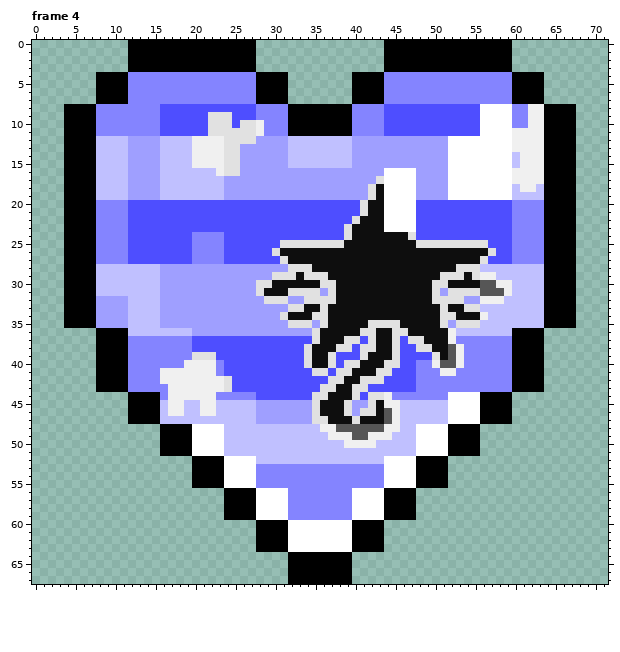
Pixel-art file -- Template (28 frames).aseprite. The picture above is the old version.
72x68 pixels, 28 frames. Colours within 5 levels of each other are drawn and written as one. Shown: frame 4. The commit also changed other frames, which this record leaves out.
Now the later version:
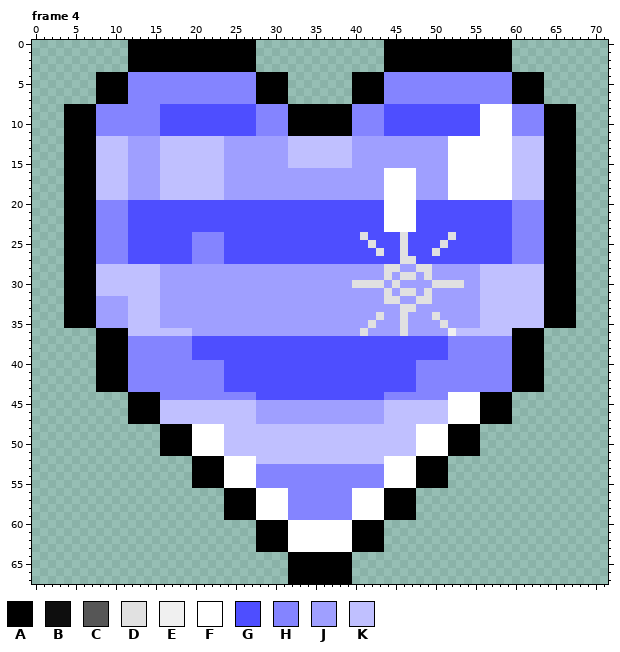
Palette (. is transparent): A #000000  B #0e0e0e  C #565656  D #e1e1e1  E #f0f0f0  F #ffffff  G #4e4eff  H #8484ff  J #9f9fff  K #c0c0ff
What changed:
layer "Layered /Stars" now hidden
layer "Pride Icons/Galactian Alignment/Solarian" now shown
layer "Pride Icons/Galactian Alignment/Eclipsia" added
layer "Icons/Star With Tail" now hidden
Changed rows in their new state; - is an unchanged pixel.
Frame 4:
first column x 16:
 8 ----------------------------------------------HH
 9 ------GGG-------------------------------------HH
10 ------GGG-GGH---------------------------------HH
11 ------GGGGGGH-------------------------------HHHH
12 ----KKKKJJJJ--------------------------------KKKK
13 ----KKKKJJ----------------------------------KKKK
14 ----KKKKJJ-----------------------------------KKK
15 ----KKKKJJ-----------------------------------KKK
16 -------KJJ----------------------------------KKKK
17 ---------------------------J----------------KKKK
18 --------------------------JJ-----------------KK-
19 --------------------------JJ--------------------
20 -------------------------GGG--------------------
21 -------------------------GGG--------------------
22 ------------------------GGGG--------------------
23 -----------------------GGGGG--------------------
24 -----------------------GGDGGGGDG----D-----------
25 ---------------GGGGGGGGGGGDGGGDGGGG-GGGGG-------
26 --------------GGGGGGGGGGGGGDGGDGGGDGGGGGGG------
27 ---------------GGGGGGGGGGGGGGGDDGGGGGGGGG-------
28 ----------------JJJJJJJJJJJJDDJJDDJJJJJJ--------
29 --------------JJJJJJJJJJJJJJDJDDJDJJJJJJKK------
30 ------------JJJJJJJJJJJJDDDDJDJJJJ--DDJJKKKK----
31 ------------JJJJJJJJ-JJJJJJJDJDDJDJ-JJJJKKKK----
32 -------------JJJ--JJJJJJJJJJDDJJDDJJJJ--KKK-----
33 ----------------JJJJJJJJJJJJJJDDJJJJJJJJ--------
34 ---------------JJJJJJJJJJJJDJJDJJJDJJJJJK-------
35 ----------------JJJ-JJJJJJ-JJJDJJJJ--JJJ--------
36 -------------------JJJJJJ-JJJJ-JJJJJ------------
37 -------------------GGGGGG-GGGG-GGGGGH-----------
38 ------------------GGGGGG-GGGGG--GGGGHH----------
39 ----GGG-----------GGGG---GGGGG----GGHH----------
40 ---HHHH-----------GGGG-GGGGGGG----HHHH----------
41 HHHHHHH------------GG-GGGGGGG------HH-----------
42 HHHHHHHHG------------GGGGGGG--------------------
43 -HHHHHHHG-----------GGGGGG----------------------
44 -HHHHHH------------GGGGGG-GGH-------------------
45 -KK--KK------------JJJJJ--JJKK------------------
46 -KK--KK------------JJJJJ-JJJKK------------------
47 -------------------JJJJJJJJJKK------------------
48 --------------------KKKKKKKKKK------------------
49 ---------------------KKKKKKKK-------------------
50 -----------------------KKKK---------------------
